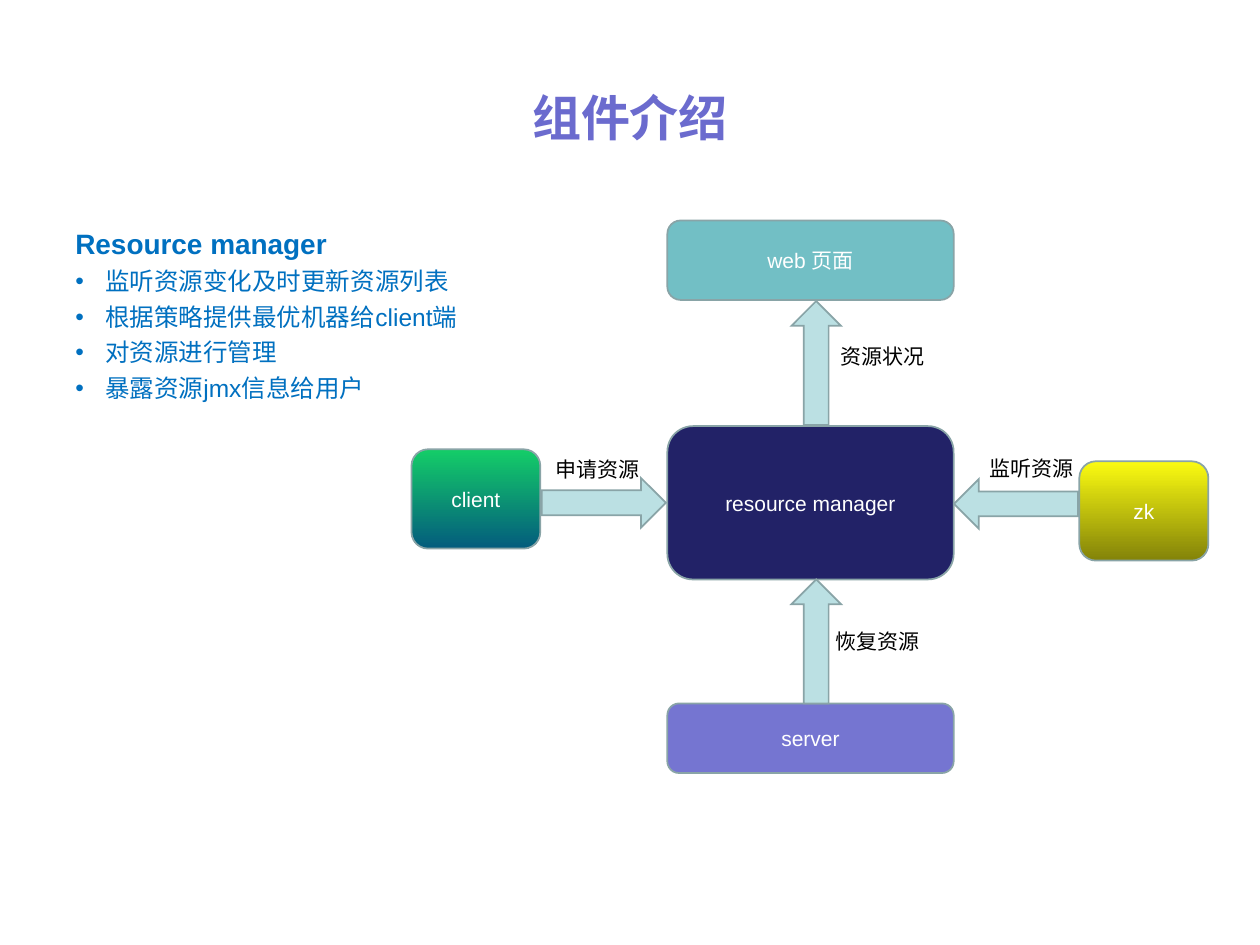
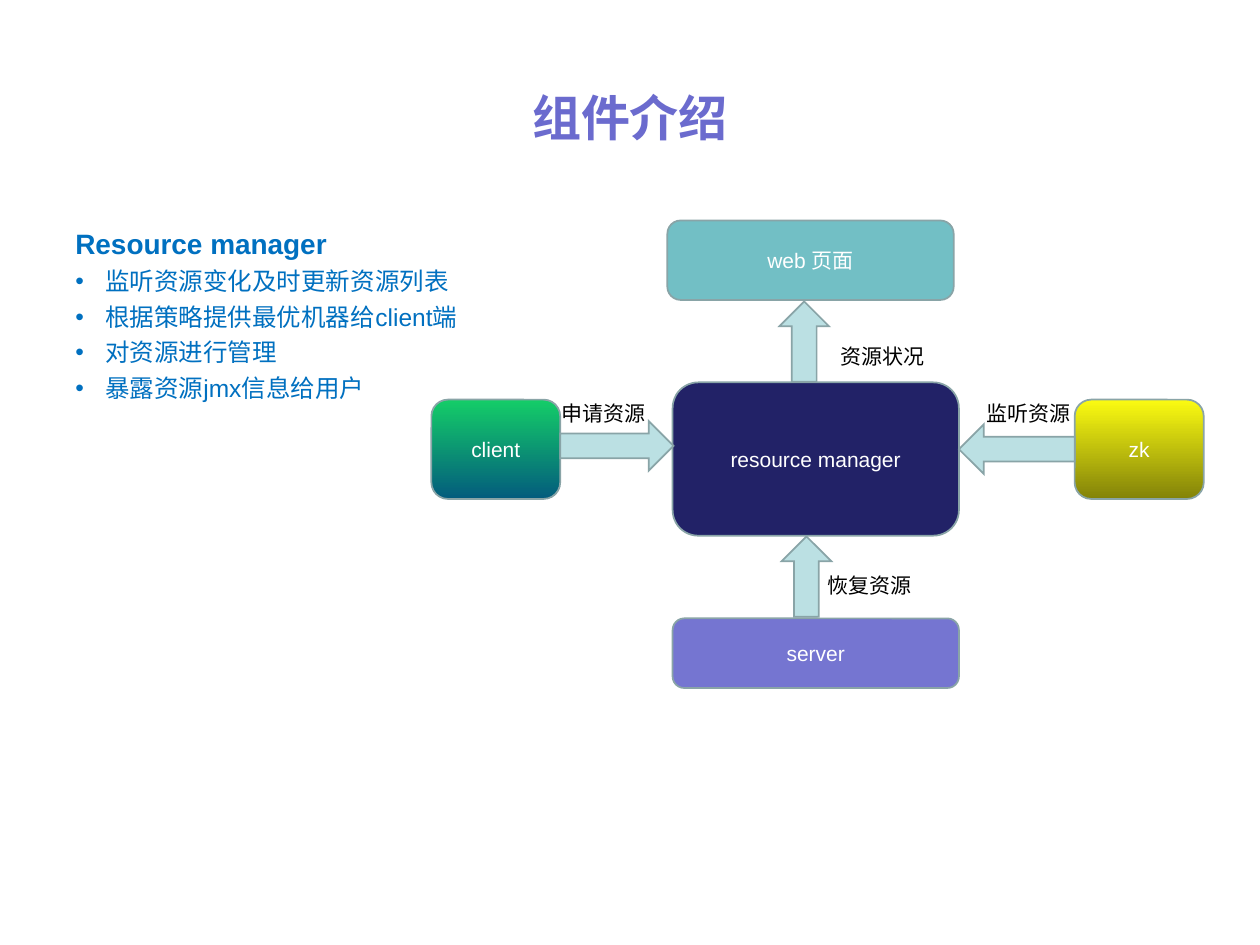
Before and after one commit to ylpu/distribute-scheduler, a slide deck: slide 10 of files/dis-scheduler.ppt. Drawn at 1260x945 pixels with LibreOffice and Linux fonts; fonts in the diff are those of the drawing. Boxes give left, top, right and bottom in pixels: in the first picture for what was removed or moved away, otherwise in the second. Text is boxed around its words. In the diff, an @@ line names an element or a change of style, - is before the commit and + after.

```diff
--- a/files/dis-scheduler.ppt
+++ b/files/dis-scheduler.ppt
@@ right arrow: place and size @@
-right arrow at [792,301,841,424]
+right arrow at [779,301,828,381]
@@ rounded rectangle "resource manager": place and size @@
-rounded rectangle "resource manager" at [668,426,954,580]
+rounded rectangle "resource manager" at [673,382,959,536]
@@ rounded rectangle "client": place and size @@
-rounded rectangle "client" at [412,450,541,549]
+rounded rectangle "client" at [431,399,559,499]
@@ text "申请资源": place and size @@
-text "申请资源" at [555,459,639,479]
+text "申请资源" at [562,403,646,423]
@@ text "监听资源": place and size @@
-text "监听资源" at [989,458,1073,478]
+text "监听资源" at [986,403,1070,423]
@@ rounded rectangle "zk": place and size @@
-rounded rectangle "zk" at [1080,461,1208,561]
+rounded rectangle "zk" at [1075,399,1203,499]
@@ right arrow: place and size @@
-right arrow at [542,478,665,527]
+right arrow at [561,421,674,470]
@@ right arrow: place and size @@
-right arrow at [954,479,1077,528]
+right arrow at [959,425,1075,474]
@@ right arrow: place and size @@
-right arrow at [792,579,841,702]
+right arrow at [782,536,831,617]
@@ right arrow at [782,536,831,617]: proportions changed @@
@@ text "恢复资源": place and size @@
-text "恢复资源" at [836,631,920,651]
+text "恢复资源" at [827,575,911,595]
@@ rounded rectangle "server": place and size @@
-rounded rectangle "server" at [668,703,954,772]
+rounded rectangle "server" at [673,619,959,688]
```
Also in this commit, not shown: 2 other slides changed, 15 other files.
